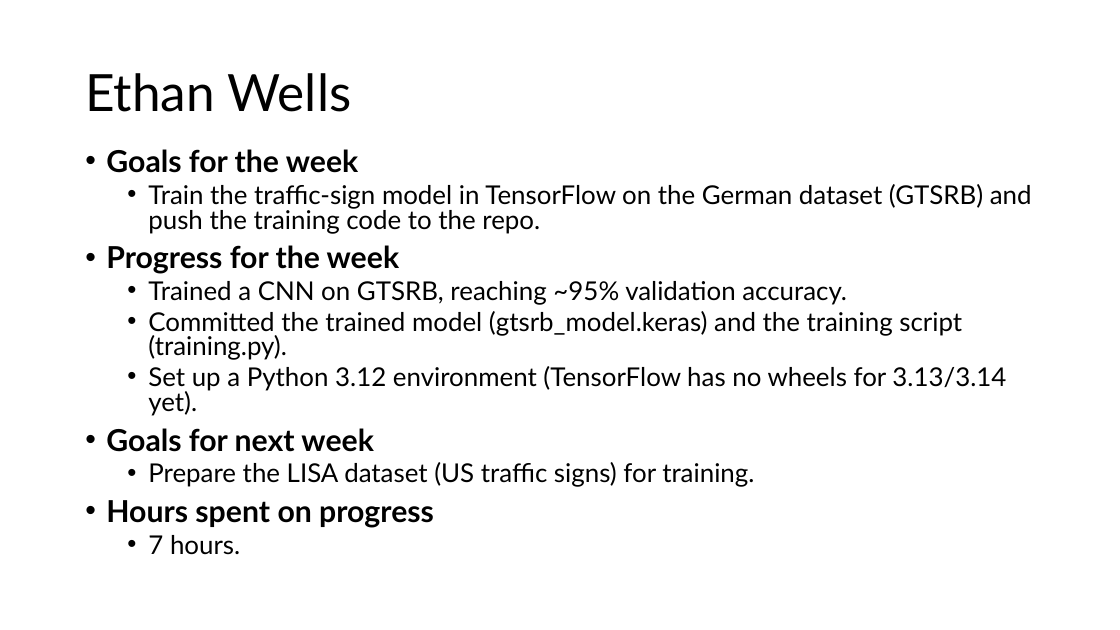
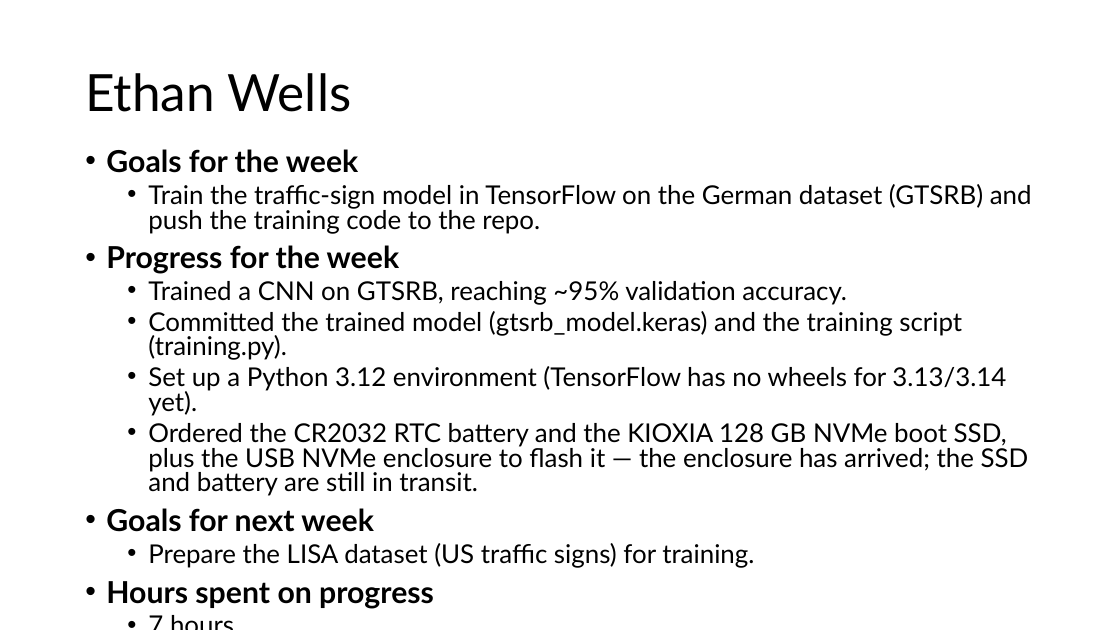
Before and after one commit to EthanWellsSr/Self-Driving-RC-Car, a slide deck: slide 2 of Weekly Reports/Self-Driving-RC-Car.pptx. Drawn at 1120x630 pixels with LibreOffice and Linux fonts; fonts in the diff are those of the drawing. Boxes give left, top, right and bottom in pixels: in the first picture for what was removed or moved away, otherwise in the second. Text is boxed around its words. In the diff, an @@ line names an element or a change of style, - is before the commit and + after.

Commit message:
Week 4: merge deck, update parts list and Week 4 report
- Deck: resolve pptx conflict — keep contributor's Alexis Perez slide and
  re-apply Ethan's hardware-purchase bullet to the Ethan Wells slide
- Parts list: add CR2032 RTC battery (Ordered) and motor controller (TBD);
  ultrasonic sensor -> Have; NVMe boot SSD -> Ordered
- Week 4 report: regenerate docx/pdf with Week 4 data (Ethan filled,
  teammates placeholdered)
- build_report.py: fix Weekly Summary heading being blanked (runs identity
  bug); support undated/hourless contribution entries
- context.md: document the Week N/ archive structure and rolling pptx

```diff
--- a/Weekly Reports/Self-Driving-RC-Car.pptx
+++ b/Weekly Reports/Self-Driving-RC-Car.pptx
@@ text at [148,423,1029,496]: paragraph added @@
+  • Ordered the CR2032 RTC battery and the KIOXIA 128 GB NVMe boot SSD, plus the USB NVMe enclosure to flash it — the enclosure has arrived; the SSD and battery are still in transit.
```
Also in this commit, not shown: 5 other files.
